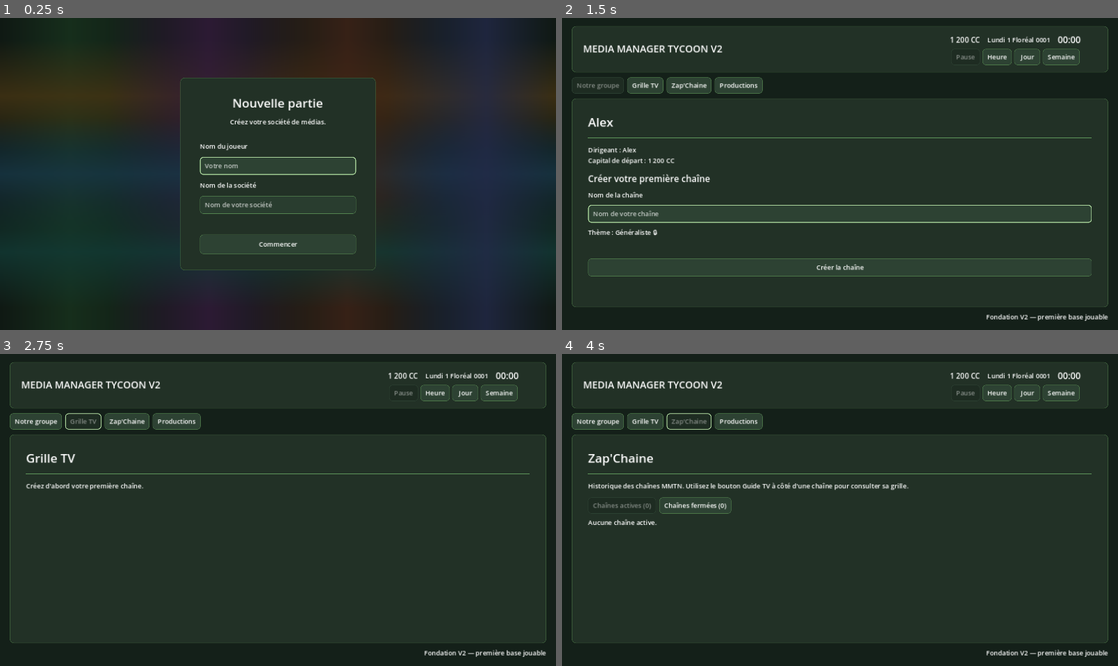
Above: before the commit, frames 1-4 (two rows, left to right).
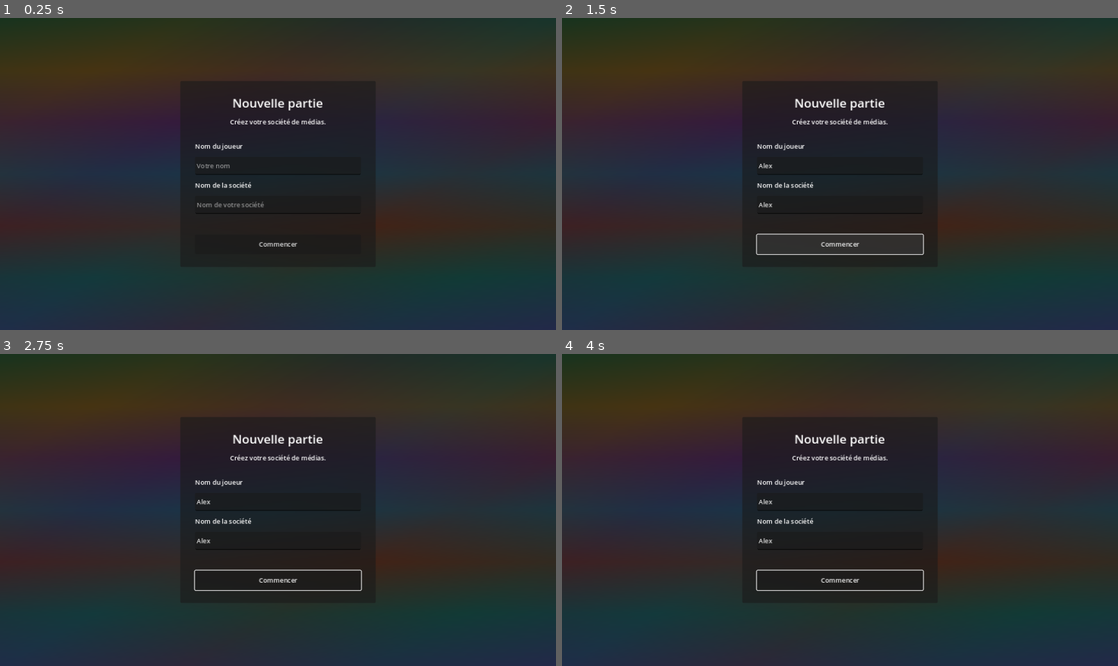
Above: after the commit, the same moments.

Repository: Adrienco69/MediaManagerTycoon_V2
Game: Godot game, scene res://scenes/main.tscn
Same seed, same stepped clock (60 frames per second), same inputs: the game is played once before the commit and once after it.
Inputs (mouse positions are in pixels of both pictures, inside the frame that each line leads up to):
- Up to frame 1 (0.25 s): no input
- Up to frame 2 (1.5 s): click (840, 164) at 0.52 s; type "Alex" at 0.6 s; click (840, 205) at 0.75 s; type "Alex" at 0.83 s; click "Commencer" at 1.25 s
- Up to frame 3 (2.75 s): click "Grille TV" at 2 s
- Up to frame 4 (4 s): click "Notre groupe" at 2.75 s; click "Zap'Chaine" at 3.5 s

The runs differ from the first frame. In frame 1, 26% of the frame differs, in the area x 0-100%, y 0-100%; in frame 2, 33%, in the area x 0-100%, y 2-100%; in frame 3, 27%; in frame 4, 27%.
Error after the commit: Parse Error: Too few arguments for "render()" call. Expected at least 7 but received 6. (res://scripts/main.gd:224)

Commit message:
Add first channel naming choice

Diff:
--- a/scripts/ui/group_page_controller.gd
+++ b/scripts/ui/group_page_controller.gd
@@ -9,6 +9,7 @@
 	content_container: VBoxContainer,
 	page_description: Label,
 	player_name: String,
+	company_name: String,
 	first_channel: Dictionary,
 	on_create_channel: Callable,
 	on_edit_guide: Callable
@@ -23,7 +24,7 @@
 	content_container.add_child(dynamic)
 
 	if first_channel.is_empty():
-		_build_creation_form(dynamic, on_create_channel)
+		_build_creation_form(dynamic, company_name, on_create_channel)
 	else:
 		_build_channel_summary(dynamic, first_channel, on_edit_guide)
 
@@ -37,21 +38,58 @@
 	existing.queue_free()
 
 
-static func _build_creation_form(parent: VBoxContainer, on_create_channel: Callable) -> void:
+static func _build_creation_form(
+	parent: VBoxContainer,
+	company_name: String,
+	on_create_channel: Callable
+) -> void:
 	var title: Label = Label.new()
 	title.text = "Créer votre première chaîne"
 	title.add_theme_font_size_override("font_size", 22)
 	parent.add_child(title)
 
-	var name_label: Label = Label.new()
-	name_label.text = "Nom de la chaîne"
-	parent.add_child(name_label)
+	var choice_label: Label = Label.new()
+	choice_label.text = "Nom de la chaîne"
+	parent.add_child(choice_label)
+
+	var choice_group: ButtonGroup = ButtonGroup.new()
+
+	var use_group_name: CheckBox = CheckBox.new()
+	use_group_name.text = "Reprendre le nom du groupe : %s" % company_name
+	use_group_name.button_group = choice_group
+	use_group_name.button_pressed = true
+	parent.add_child(use_group_name)
+
+	var use_custom_name: CheckBox = CheckBox.new()
+	use_custom_name.text = "Choisir un autre nom"
+	use_custom_name.button_group = choice_group
+	parent.add_child(use_custom_name)
 
 	var name_input: LineEdit = LineEdit.new()
 	name_input.placeholder_text = "Nom de votre chaîne"
 	name_input.max_length = 50
 	name_input.custom_minimum_size = Vector2(0, 44)
+	name_input.text = company_name
+	name_input.editable = false
 	parent.add_child(name_input)
+
+	var update_name_mode: Callable = func() -> void:
+		var reuse_group_name: bool = use_group_name.button_pressed
+		name_input.editable = not reuse_group_name
+		if reuse_group_name:
+			name_input.text = company_name
+		else:
+			name_input.text = ""
+			name_input.grab_focus()
+
+	use_group_name.toggled.connect(func(pressed: bool) -> void:
+		if pressed:
+			update_name_mode.call()
+	)
+	use_custom_name.toggled.connect(func(pressed: bool) -> void:
+		if pressed:
+			update_name_mode.call()
+	)
 
 	var theme_label: Label = Label.new()
 	theme_label.text = "Thème : Généraliste 🔒"
@@ -67,7 +105,7 @@
 	parent.add_child(create_button)
 
 	var submit: Callable = func() -> void:
-		var channel_name: String = name_input.text.strip_edges()
+		var channel_name: String = company_name if use_group_name.button_pressed else name_input.text.strip_edges()
 		if channel_name.is_empty():
 			error_label.text = "Renseigne le nom de la chaîne."
 			return
@@ -76,7 +114,6 @@
 
 	create_button.pressed.connect(submit)
 	name_input.text_submitted.connect(func(_text: String) -> void: submit.call())
-	name_input.grab_focus()
 
 
 static func _build_channel_summary(
